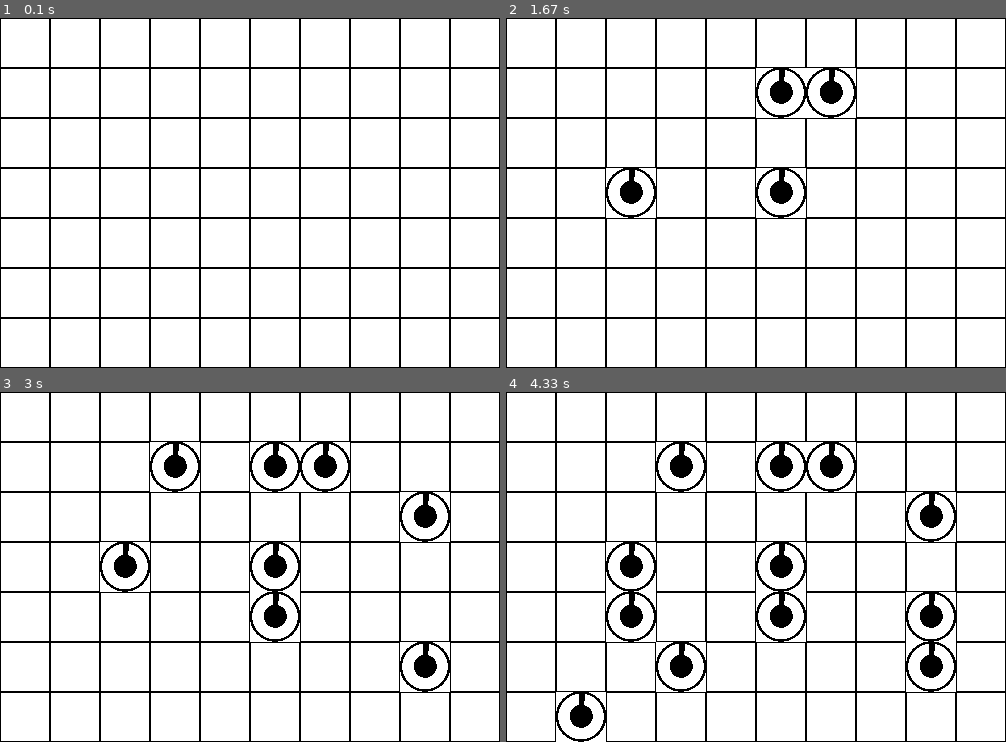
Above: before the commit, frames 1-4 (two rows, left to right).
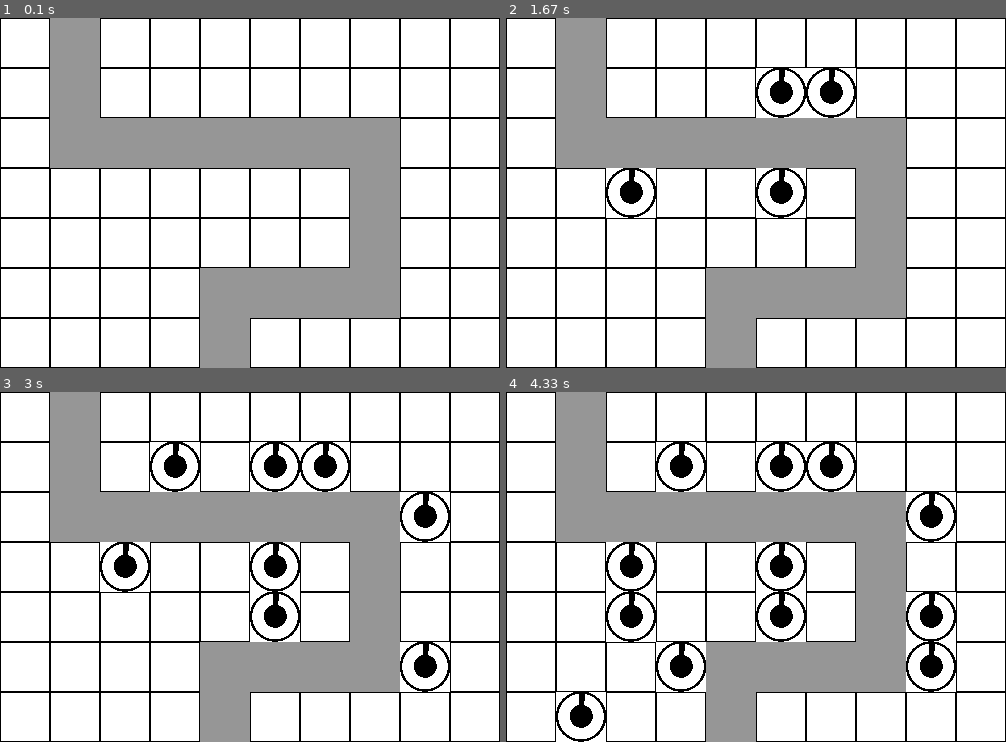
Above: after the commit, the same moments.

Repository: SourceOfPhi/PygameTD
Game: pygame game, started from main.py
Same seed, same stepped clock (60 frames per second), same inputs: the game is played once before the commit and once after it.
Inputs (mouse positions are in pixels of both pictures, inside the frame that each line leads up to):
- Up to frame 1 (0.1 s): no input
- Up to frame 2 (1.67 s): click (756, 193) at 0.38 s; click (636, 196) at 0.72 s; click (831, 70) at 1.05 s; click (766, 74) at 1.38 s
- Up to frame 3 (3 s): click (255, 605) at 1.72 s; click (170, 451) at 2.05 s; click (425, 658) at 2.38 s; click (430, 539) at 2.72 s
- Up to frame 4 (4.33 s): click (931, 633) at 3.05 s; click (636, 626) at 3.38 s; click (681, 668) at 3.72 s; click (606, 696) at 4.05 s

The runs differ from the first frame. In frame 1, 23% of the frame differs, in the area x 10-80%, y 0-100%; in frame 2, 23%; in frame 3, 23%; in frame 4, 23%.

Commit message:
Add routine to draw the path

Diff:
--- a/main.py
+++ b/main.py
@@ -14,6 +14,7 @@
         self.cell_cnt_y = level.row_cnt  # int(SCREEN_SIZE[1] / cell_width)
 
         self.blocked_cells: list[tuple[int, int]] = level.blocked_positions
+        self.path_cells = level.blocked_positions
         print(self.blocked_cells)
 
         global SCREEN_SIZE
@@ -36,9 +37,14 @@
     def draw(self, screen: pygame.Surface):
         for y in range(self.cell_cnt_y):
             for x in range(self.cell_cnt_x):
+                width = 1
+                color = (0,0,0)
+                if (x,y) in self.path_cells:
+                    width = 0
+                    color = (150,150,150)
                 cell_pos = (x * self.cell_width, y * self.cell_width)
-                pygame.draw.rect(screen, (0, 0, 0),
-                                 pygame.Rect(cell_pos, (self.cell_width, self.cell_width)), width=1)
+                pygame.draw.rect(screen, color,
+                                 pygame.Rect(cell_pos, (self.cell_width, self.cell_width)), width=width)
 
 
 class GameObject(ABC):
@@ -100,8 +106,6 @@
                     turret = Turret(turret_sprite, mouse_pos_ingrid, grid)
                     game_objects.append(turret)
                     grid.block_on_grid(mouse_pos_ingrid)
-                    print(game_objects)
-
         # TODO: Update all game objects
 
         # TODO: If enough time has passed to match the display frame rate
